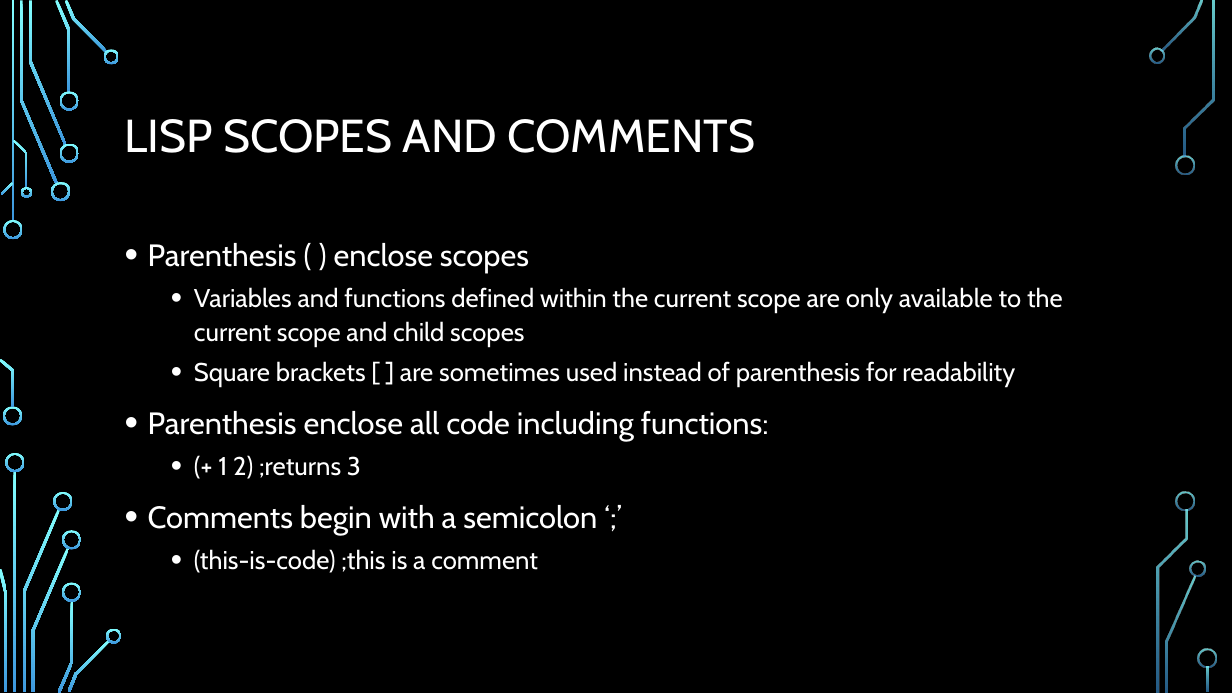
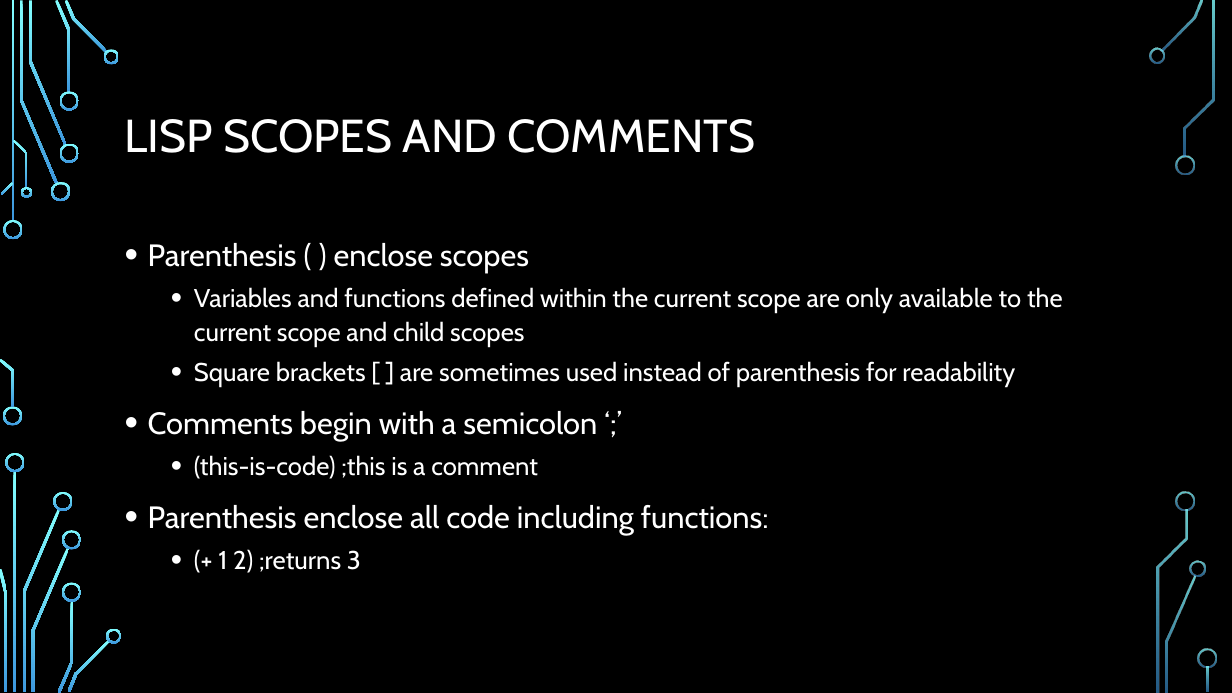
Before and after one commit to durandaltheta/3, a slide deck: slide 18 of DFC3.pptx (slide 8 before the commit). Drawn at 1232x693 pixels with LibreOffice and Linux fonts; fonts in the diff are those of the drawing; background and template pictures are left out. Boxes give left, top, right and bottom in pixels: in the first picture for what was removed or moved away, otherwise in the second. Text is boxed around its words. In the diff, an @@ line names an element or a change of style, - is before the commit and + after.

```diff
--- a/DFC3.pptx
+++ b/DFC3.pptx
@@ text at <box>148,411,597,479</box>: paragraphs added @@
+• Comments begin with a semicolon ‘;’
+  • (this-is-code) ;this is a comment
@@ text at <box>148,505,597,573</box>: paragraphs removed @@
-• Comments begin with a semicolon ‘;’
-  • (this-is-code) ;this is a comment
```
Also in this commit, not shown: 6 other slides changed, 2 other files.
